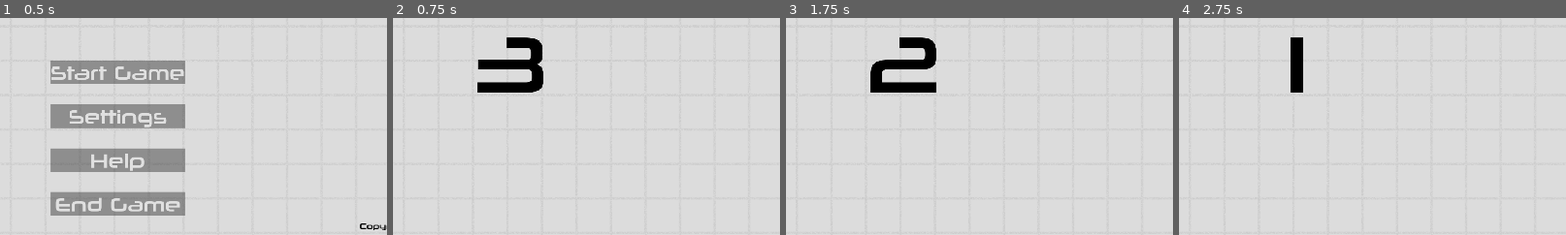
Above: before the commit, frames 1-4 (left to right).
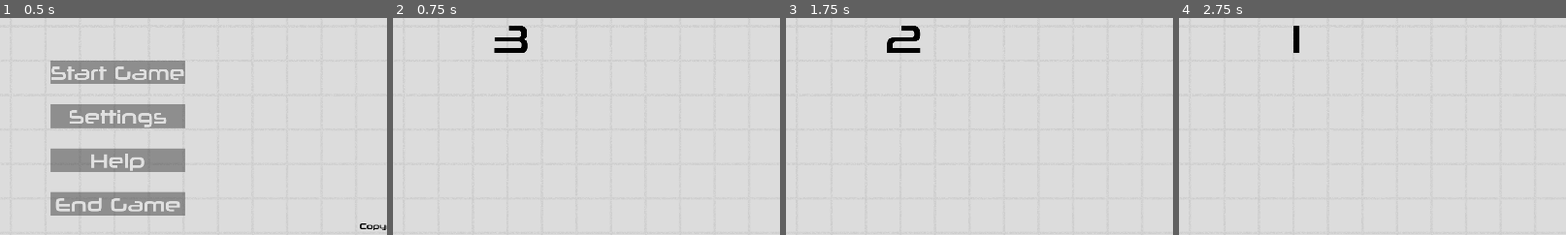
Above: after the commit, the same moments.

Repository: CasualYT31/aimbooster
Game: Godot game, scene res://scenes/Root.tscn
Two runs of this game, one before a commit and one after it. Both use one fixed random seed, a clock stepped at 60 frames per second and the inputs below.
Inputs (mouse positions are % of the whole screen's width and height, from its top left):
- Up to frame 1 (0.5 s): no input
- Up to frame 2 (0.75 s): click "Start Game" at 0.5 s
- Up to frame 3 (1.75 s): tap Enter at 1.25 s; move the mouse to (72, 45) at 1.27 s; click (72, 45) at 1.42 s
- Up to frame 4 (2.75 s): tap Space at 2 s; move the mouse to (30, 55) at 2.02 s; click (30, 55) at 2.17 s
The pictures show only the part of the screen within x 35-85%, y 40-90%; the shares and areas given below are measured in that part.

Frame 1 is identical in both runs. In frame 2, 2.6% of the frame differs, in the area x 21-39%, y 3-35%; in frame 3, 2.7%; in frame 4, 0.8%.

Commit message:
Fixed bug where if there was one life left, and even if you got a hit, the game would end when you click

Diff:
--- a/scenes/GameMenu.tscn
+++ b/scenes/GameMenu.tscn
@@ -9,7 +9,7 @@
 [ext_resource path="res://audio/Oof.wav" type="AudioStream" id=7]
 
 [sub_resource type="DynamicFont" id=1]
-size = 200
+size = 100
 font_data = ExtResource( 1 )
 
 [sub_resource type="DynamicFont" id=2]
--- a/scripts/Game.gd
+++ b/scripts/Game.gd
@@ -23,6 +23,10 @@
 # keeps track of how long the game is running after unpausing
 # helps combat a "bug" within the Godot engine (input events queuing up in pause mode)
 var targetParentReappearDelay: float = 0.0
+# because there doesn't seem to be an easy way to separate hit and miss mouse click collisions
+# we have to delay game over checking to ensure that when a hit-and-miss is registered and one life is left
+# the game doesn't game over before the hit code portion runs which counteracts the miss
+var gameOverCheckingDelay: float = 0.0
 # HUD timer variables
 var seconds: float = 0.0
 var minutes: int = 0
@@ -79,7 +83,16 @@
 	_updateTimeDisplay()
 	if _targetSpawnManager():
 		_increaseDifficulty()
-	_checkIfGameOver(delta)
+	if entireLengthOfGame - gameOverCheckingDelay >= 0.1:
+		_checkIfGameOver(delta)
+		gameOverCheckingDelay = entireLengthOfGame
+
+	# if game has ended, increment internal timer anyway so that we can time Game Over! segment
+	# (_incrementTimers() prevents incrementing timers if game is over)
+	if gameHasEnded:
+		entireLengthOfGame += delta
+		if entireLengthOfGame >= 3.0:
+			$GameGUI/StatisticsMenu.visible = true
 
 	# manage sound volumes
 	$HitSound.volume_db = settings.getSoundVolumeAsDb()
@@ -307,12 +320,6 @@
 	# condition 3: if a lives limit is set, and lives has reached 0, end game
 	if settings.lives != settings.INFINITE_LIVES && lives == 0:
 		_endGame("Game Over!")
-	# if game has ended, increment internal timer anyway so that we can time Game Over! segment
-	# (_incrementTimers() prevents incrementing timers if game is over)
-	if gameHasEnded:
-		entireLengthOfGame += delta
-		if entireLengthOfGame >= 3.0:
-			$GameGUI/StatisticsMenu.visible = true
 
 # should be called when the game is over
 func _endGame(gameOverText: String):
